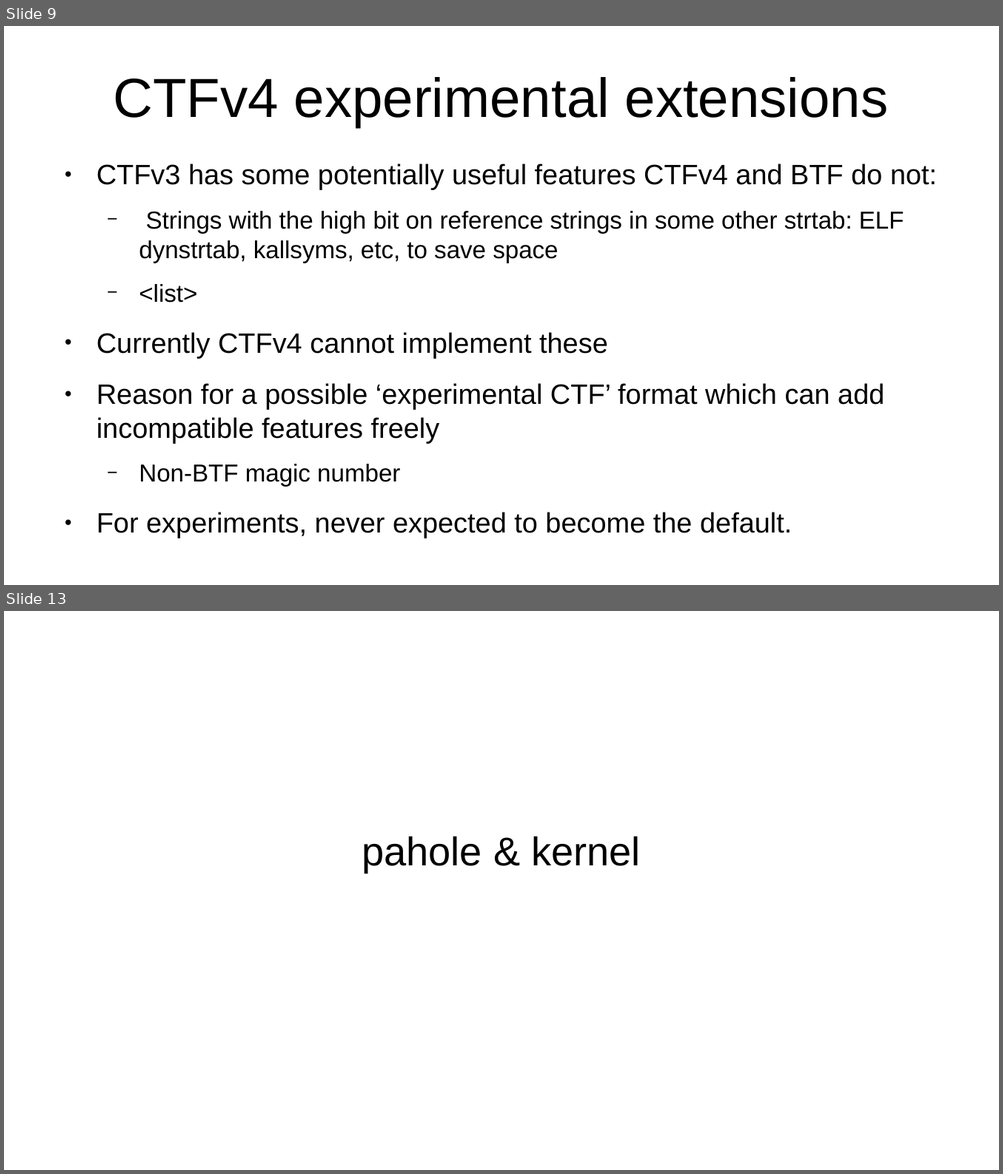
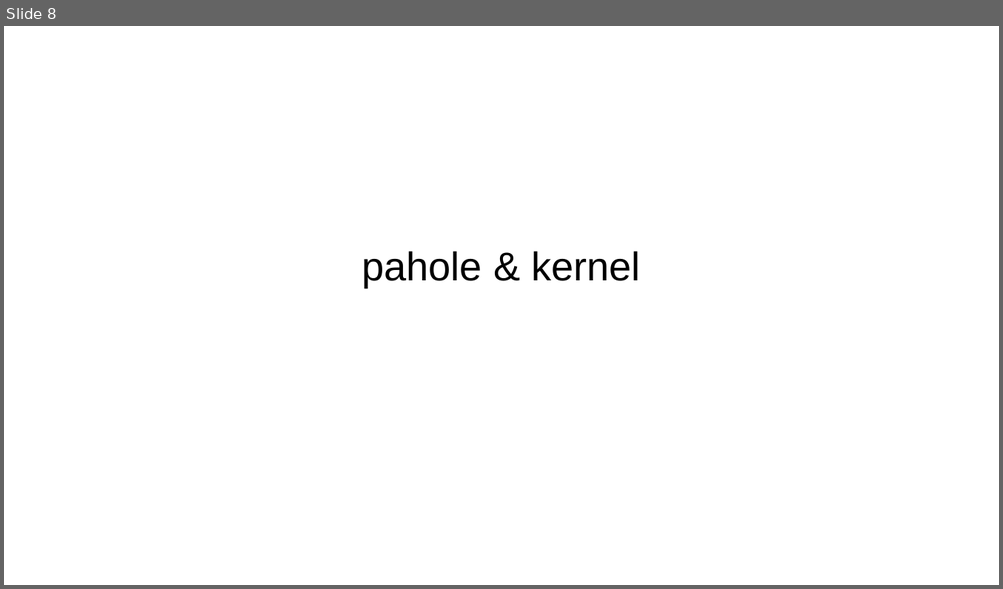
Before and after one commit to peter-shoes/lsfmm_slides, a slide deck: ctf_lsfmm.odp. Shown one above the other, each under a label of ours: slides 9 and 13 before the commit, slide 8 after it; the slides between them are not shown. The pictures are 1003x1174 and 1003x589 pixels, drawn with LibreOffice and Linux fonts; fonts in the diff are those of the drawing. Boxes give left, top, right and bottom in pixels: in the first picture for what was removed or moved away, otherwise in the second. Text is boxed around its words. In the diff, an @@ line names an element or a change of style, - is before the commit and + after.

```diff
--- a/ctf_lsfmm.odp
+++ b/ctf_lsfmm.odp
@@ slide 9 removed at (x1=4, y1=26, x2=999, y2=585), background #FFFFFF @@
@@ title removed at (x1=114, y1=77, x2=888, y2=127) @@
-CTFv4 experimental extensions
@@ text removed at (x1=96, y1=164, x2=936, y2=538) @@
-● CTFv3 has some potentially useful features CTFv4 and BTF do not:
-  − Strings with the high bit on reference strings in some other strtab: ELF dynstrtab, kallsyms, etc, to save space
-  − <list>
-● Currently CTFv4 cannot implement these
-● Reason for a possible ‘experimental CTF’ format which can add incompatible features freely
-  − Non-BTF magic number
-● For experiments, never expected to become the default.
@@ what was slide 13 is now slide 8 @@
```
Also in this commit, not shown: 6 slides changed, 5 other slides removed.
